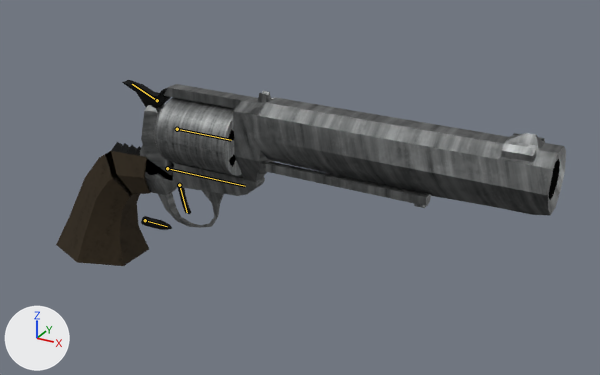
Before and after pictures for a commit that changed the Blender file game/assets/wip/big_revolver.blend.
Both versions are drawn from a 50 mm lens placed at (3.41, -5.63, 4.78), pointed at (0.11, 0.38, 1.78). The axes (+X, +Y, +Z) are drawn at lower left. The lights are the same throughout. The bones that bend it are drawn over the model as lines.

Names of what the first picture shows: 'bullet', 'cylinder', 'revolver_body', 'revolver_hammer', 'trigger'.
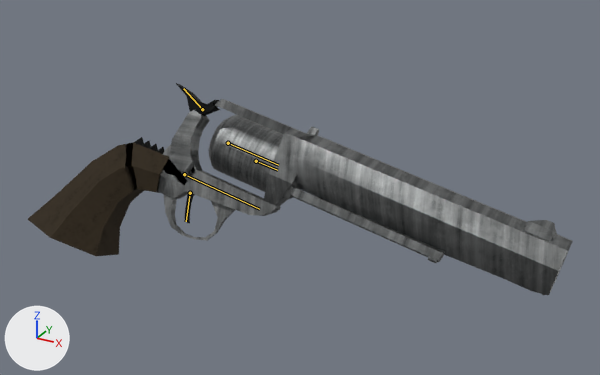
The newer file adds an action. The first version stands in its rest pose; the second is drawn at frame 15 of the action 'Reload_start'.

Pixel boxes (x1, y1, x2, y2) of what changed, in the pictures (600 x 375 px):
'revolver_body', posed (7% wider, 8% taller)
    before: (56, 84, 566, 266)
    after: (28, 99, 573, 295)
'cylinder', posed (13% narrower)
    before: (154, 97, 242, 176)
    after: (208, 115, 284, 192)
'revolver_hammer', posed
    before: (122, 80, 171, 108)
    after: (176, 83, 220, 116)
'trigger', posed
    before: (178, 187, 191, 214)
    after: (185, 192, 194, 223)
'bullet', posed (not visible afterwards)
    before: (141, 216, 172, 230)
bone 'gun_body', root to tip
    before: (167, 168) to (245, 186)
    after: (184, 174) to (259, 209)
bone 'cylinder', root to tip
    before: (177, 129) to (231, 140)
    after: (228, 143) to (278, 165)
bone 'bullet', root to tip
    before: (145, 220) to (167, 226)
    after: (256, 161) to (277, 170)

What changed in the scene script:
```text
Change bone_gun_body:
    where bone_gun_body = bpy.data.objects['Armature'].pose.bones['gun_body']
    bone_gun_body.location: (0.0, 0.0, 0.0) -> (-0.264, -0.013, -0.16)
    bone_gun_body.rotation_quaternion: (1.0, 0.0, 0.0, 0.0) -> (0.971, -0.105, -0.214, 0.035)  # degrees (0, 0, 0) -> degrees (-14, -24, 7)
Change bone_cylinder:
    where bone_cylinder = bpy.data.objects['Armature'].pose.bones['cylinder']  # child of 'gun_body'
    bone_cylinder.location: (0.0, 0.0, 0.0) -> (0.0, 0.0, 0.377)
Change bone_bullet:
    where bone_bullet = bpy.data.objects['Armature'].pose.bones['bullet']
    bone_bullet.location: (0.0, 0.0, 0.0) -> (0.216, 0.409, 1.244)
    bone_bullet.rotation_quaternion: (1.0, 0.0, 0.0, 0.0) -> (0.971, 0.036, -0.214, 0.105)  # degrees (0, 0, 0) -> degrees (2, -25, 12)
```
